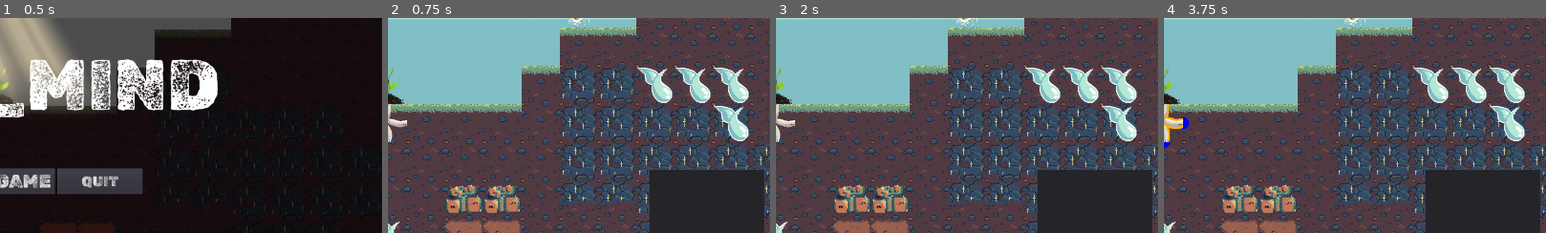
Above: before the commit, frames 1-4 (left to right).
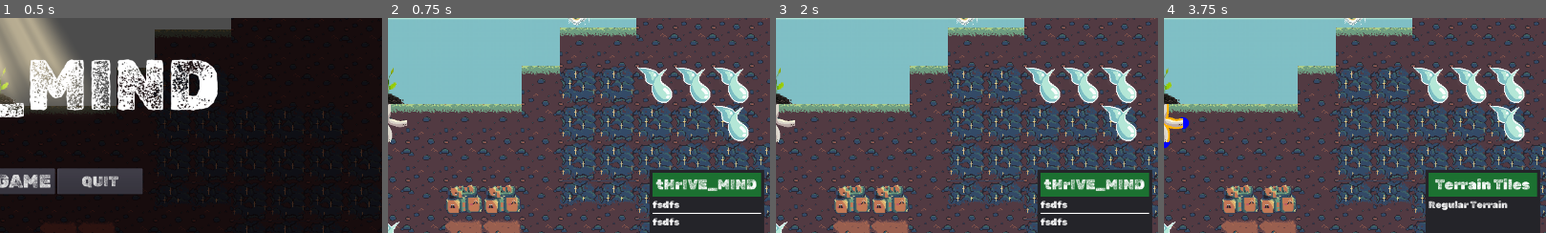
Above: after the commit, the same moments.

Repository: Gouellie/Roots
Game: Godot game, scene res://src/screens/main_menu.tscn
The game is run twice, just before and just after one commit, with the same random seed, the same clock (stepped at 60 frames per second) and the same inputs.
Inputs (mouse positions are % of the whole screen's width and height, from its top left):
- Up to frame 1 (0.5 s): no input
- Up to frame 2 (0.75 s): click "NEW GAME" at 0.5 s
- Up to frame 3 (2 s): click "End Turn" at 1.25 s
- Up to frame 4 (3.75 s): click "End Turn" at 2 s; click "End Turn" at 2.75 s; tap Enter at 3.5 s; drag from (22, 93) to (90, 27) at 3.52 s
The pictures show only the part of the screen within x 50-100%, y 34-84%; the shares and areas given below are measured in that part.

Frame 1 is identical in both runs. In frame 2, 3.7% of the frame differs, in the area x 69-98%, y 72-97%; in frame 3, 3.7%; in frame 4, 3.7%, in the area x 69-98%, y 72-90%.

Commit message:
Started to display contextual info to info panel

Diff:
--- a/project.godot
+++ b/project.godot
@@ -199,6 +199,7 @@
 Globals="*res://src/autoload/globals.gd"
 Resources="*res://src/autoload/resources.gd"
 Turns="*res://src/autoload/turns.gd"
+Utils="*res://src/autoload/utils.gd"
 
 [debug]
 
--- a/src/autoload/events.gd
+++ b/src/autoload/events.gd
@@ -38,3 +38,6 @@
 
 # warning-ignore:unused_signal
 signal spawn_plant(position)
+
+# warning-ignore:unused_signal
+signal info_request(info)
--- /dev/null
+++ b/src/autoload/utils.gd
@@ -0,0 +1,6 @@
+extends Node
+
+static func delete_children(node):
+	for n in node.get_children():
+		node.remove_child(n)
+		n.queue_free()
--- a/src/scenes/librairies/entity.gd
+++ b/src/scenes/librairies/entity.gd
@@ -2,6 +2,7 @@
 class_name Entity
 # entity represents any object that can be selected
 
+var has_mouse : bool
 var cellv : Vector2
 var step_resolver : StepResolver = StepResolver.new()
 
--- a/src/scenes/librairies/managers/entity_manager.gd
+++ b/src/scenes/librairies/managers/entity_manager.gd
@@ -88,6 +88,7 @@
 
 
 func _unhandled_input(event: InputEvent) -> void:
+	_emit_tile_info()
 	if _blueprint:
 		if event.is_action_pressed("rotate_cw"):
 			_blueprint.rotate_blueprint(true)
@@ -106,9 +107,20 @@
 		_set_eraser_mode(false)
 
 
+func _emit_tile_info() -> void:
+	var cellv = _terrain.world_to_map(get_global_mouse_position())
+	if _plant_master.cellv == cellv:
+		return
+	if is_cell_occupied(cellv):
+		return
+	if Globals.ingredient_manager.is_cell_occupied(cellv):
+		return
+	var info = Info.new("Terrain Tiles")
+	info.add_info("Regular Terrain")
+	Events.emit_signal("info_request", info)
+
+
 func _can_place_tile(cellv : Vector2) -> bool:
-#	if is_cell_occupied(cellv):
-#		return false
 	if _terrain.get_cellv(cellv) == TileMap.INVALID_CELL:
 		return false
 	return _blueprint.is_connected_to_network(get_tile_at_position(cellv))
--- a/src/scenes/librairies/managers/ingredients_manager.gd
+++ b/src/scenes/librairies/managers/ingredients_manager.gd
@@ -47,6 +47,10 @@
 	clear()
 
 
+func is_cell_occupied(cellv: Vector2) -> bool:
+	return ingredients.has(cellv)
+
+
 func get_ingredient_at(pos : Vector2) -> Ingredient:
 	if ingredients.has(pos):
 		return ingredients[pos]
--- a/src/scenes/librairies/plants/plant.gd
+++ b/src/scenes/librairies/plants/plant.gd
@@ -41,3 +41,23 @@
 	if not is_master_plant:
 		set_is_connected(false)
 		unrooted = true
+
+
+func _input(event: InputEvent) -> void:
+	if not has_mouse:
+		return
+	if not event is InputEventMouse:
+		return
+	var info = Info.new("Master Plant" if is_master_plant else "Plant")
+	info.add_info("Connect roots to your plant")
+	info.add_info("Each additional Plants generate Sun token")
+	info.add_info("Each additional Plants generate Sun token", 1)
+	Events.emit_signal("info_request", info)
+
+
+func _on_MouseDetector_mouse_entered() -> void:
+	has_mouse = true
+
+
+func _on_MouseDetector_mouse_exited() -> void:
+	has_mouse = false
--- a/src/scenes/librairies/plants/plant.tscn
+++ b/src/scenes/librairies/plants/plant.tscn
@@ -8,6 +8,9 @@
 
 [sub_resource type="CircleShape2D" id=1]
 radius = 14.0
+
+[sub_resource type="CapsuleShape2D" id=2]
+radius = 20.0
 
 [node name="Plant" type="Node2D"]
 script = ExtResource( 2 )
@@ -32,5 +35,12 @@
 identifier = "soil"
 amount = 5
 
+[node name="MouseDetector" type="Area2D" parent="."]
+
+[node name="CollisionShape2D" type="CollisionShape2D" parent="MouseDetector"]
+shape = SubResource( 2 )
+
 [connection signal="area_shape_entered" from="Area2D" to="." method="_on_Area2D_area_shape_entered"]
 [connection signal="area_shape_exited" from="Area2D" to="." method="_on_Area2D_area_shape_exited"]
+[connection signal="mouse_entered" from="MouseDetector" to="." method="_on_MouseDetector_mouse_entered"]
+[connection signal="mouse_exited" from="MouseDetector" to="." method="_on_MouseDetector_mouse_exited"]
--- a/src/scripts/messages/info.gd
+++ b/src/scripts/messages/info.gd
@@ -4,12 +4,11 @@
 var header : String
 var body := {}
 
-
 func _init(_header : String) -> void:
 	header = _header
 
 
-func add_info(category : String, info : String) -> void:
+func add_info(info : String, category : int = 0) -> void:
 	if not body.has(category):
 		body[category] = []
 	body[category].append(info)
--- a/src/ui/info_panel.gd
+++ b/src/ui/info_panel.gd
@@ -1,14 +1,35 @@
 extends Panel
 
+onready var header :Label= $MarginContainer/VBoxContainer/ColorRect/Label_Header
+onready var messages := $MarginContainer/VBoxContainer/Messages
 
 
-func on_info_request_received(info_entity) -> void:
-	info_entity.get_info()
+func _ready() -> void:
+	header.text = "tHrIVE_MIND"
+	Events.connect("info_request", self, "on_info_request_received")
 
 
-#class_name Info
-#var header
-#var categories = []
+func on_info_request_received(info :Info) -> void:
+	Utils.delete_children(messages)
+	header.text = info.header
+	var category_couts = info.body.size()
+	var current = 0
+	for category in info.body:
+		for msg in info.body[category]:
+			_add_message(msg)
+		current += 1
+		if current < category_couts:
+			_add_separator()
 
-#class_name Info_Category
-#var category : PoolStringArray = []
+
+func _add_message(msg : String) -> void:
+	var label = Label.new()
+	label.text = msg
+	label.autowrap = true
+	messages.add_child(label)
+
+
+func _add_separator() -> void:
+	var sep = ColorRect.new()
+	sep.rect_min_size = Vector2(0.0, 2.0)
+	messages.add_child(sep)
--- a/src/ui/info_panel.tscn
+++ b/src/ui/info_panel.tscn
@@ -1,6 +1,25 @@
-[gd_scene load_steps=2 format=2]
+[gd_scene load_steps=6 format=2]
 
 [ext_resource path="res://src/ui/info_panel.gd" type="Script" id=1]
+[ext_resource path="res://assets/theme/main_theme.tres" type="Theme" id=2]
+[ext_resource path="res://assets/theme/fonts/RubikDirt-Regular.ttf" type="DynamicFontData" id=3]
+
+[sub_resource type="DynamicFont" id=1]
+font_data = ExtResource( 3 )
+
+[sub_resource type="Theme" id=2]
+default_font = SubResource( 1 )
+Button/colors/font_color = Color( 1, 1, 1, 1 )
+Button/colors/font_color_disabled = Color( 0.9, 0.9, 0.9, 0.2 )
+Button/colors/font_color_focus = Color( 0.94, 0.94, 0.94, 1 )
+Button/colors/font_color_hover = Color( 0.94, 0.94, 0.94, 1 )
+Button/colors/font_color_pressed = Color( 1, 1, 1, 1 )
+Button/constants/hseparation = 2
+Button/styles/disabled = null
+Button/styles/focus = null
+Button/styles/hover = null
+Button/styles/normal = null
+Button/styles/pressed = null
 
 [node name="InfoPanel" type="Panel"]
 anchor_left = 1.0
@@ -11,3 +30,55 @@
 margin_top = -208.0
 mouse_filter = 2
 script = ExtResource( 1 )
+
+[node name="MarginContainer" type="MarginContainer" parent="."]
+anchor_right = 1.0
+anchor_bottom = 1.0
+custom_constants/margin_right = 5
+custom_constants/margin_top = 5
+custom_constants/margin_left = 5
+custom_constants/margin_bottom = 5
+
+[node name="VBoxContainer" type="VBoxContainer" parent="MarginContainer"]
+margin_left = 5.0
+margin_top = 5.0
+margin_right = 187.0
+margin_bottom = 203.0
+
+[node name="ColorRect" type="ColorRect" parent="MarginContainer/VBoxContainer"]
+margin_right = 182.0
+margin_bottom = 40.0
+rect_min_size = Vector2( 0, 40 )
+color = Color( 0.113725, 0.447059, 0.196078, 1 )
+
+[node name="Label_Header" type="Label" parent="MarginContainer/VBoxContainer/ColorRect"]
+anchor_right = 1.0
+anchor_bottom = 1.0
+theme = ExtResource( 2 )
+text = "HEADER"
+align = 1
+valign = 1
+
+[node name="Messages" type="VBoxContainer" parent="MarginContainer/VBoxContainer"]
+margin_top = 44.0
+margin_right = 182.0
+margin_bottom = 198.0
+size_flags_vertical = 3
+theme = SubResource( 2 )
+
+[node name="Label" type="Label" parent="MarginContainer/VBoxContainer/Messages"]
+margin_right = 182.0
+margin_bottom = 19.0
+text = "fsdfs"
+
+[node name="ColorRect" type="ColorRect" parent="MarginContainer/VBoxContainer/Messages"]
+margin_top = 23.0
+margin_right = 182.0
+margin_bottom = 25.0
+rect_min_size = Vector2( 0, 2 )
+
+[node name="Label2" type="Label" parent="MarginContainer/VBoxContainer/Messages"]
+margin_top = 29.0
+margin_right = 182.0
+margin_bottom = 48.0
+text = "fsdfs"
--- a/src/ui/resource_gauge.tscn
+++ b/src/ui/resource_gauge.tscn
@@ -4,10 +4,8 @@
 [ext_resource path="res://src/ui/scripts/resource_gauge.gd" type="Script" id=4]
 
 [node name="ResourceGauge" type="Control"]
-anchor_right = 0.077
-anchor_bottom = 0.027
-margin_right = 31.44
-margin_bottom = 134.56
+margin_right = 130.0
+margin_bottom = 154.0
 rect_min_size = Vector2( 130, 130 )
 rect_scale = Vector2( 0.5, 0.5 )
 script = ExtResource( 4 )
@@ -37,3 +35,6 @@
 rect_scale = Vector2( 2, 2 )
 text = "NAN"
 align = 1
+
+[connection signal="mouse_entered" from="." to="." method="_on_ResourceGauge_mouse_entered"]
+[connection signal="mouse_entered" from="Margin/VBoxContainer/CenterContainer/TextureRect" to="." method="_on_TextureRect_mouse_entered"]
--- a/src/ui/scripts/resource_gauge.gd
+++ b/src/ui/scripts/resource_gauge.gd
@@ -42,3 +42,9 @@
 		var _prod_amount = String(Globals.player_resource_manager.get_production_amount_by_resource(resource_node.identifier))
 		var _cons_amount = String(Globals.player_resource_manager.get_consumption_amount_by_resource(resource_node.identifier))
 		amount_label.text = display_string % [_cons_amount, _prod_amount]
+
+
+func _on_TextureRect_mouse_entered() -> void:
+	var info = Info.new(resource_node.identifier)
+	info.add_info("Enter information")
+	Events.emit_signal("info_request", info)
--- a/src/ui/tilebox.gd
+++ b/src/ui/tilebox.gd
@@ -68,4 +68,6 @@
 
 
 func _on_Button_Erase_mouse_entered() -> void:
-	pass
+	var info = Info.new("Eraser Tool")
+	info.add_info("Use eraser tool to remove tiles")
+	Events.emit_signal("info_request",info)
--- a/src/ui/tilepanel.gd
+++ b/src/ui/tilepanel.gd
@@ -25,6 +25,9 @@
 
 func _on_TilePanel_mouse_entered() -> void:
 	color = mouse_over
+	var info = Info.new("Tile")
+	info.add_info("Connect the tile to your root network")
+	Events.emit_signal("info_request", info)
 
 
 func _on_TilePanel_mouse_exited() -> void:
Not shown: 1 places in src/scenes/librairies/plants/plant.tscn that only renumber resources
